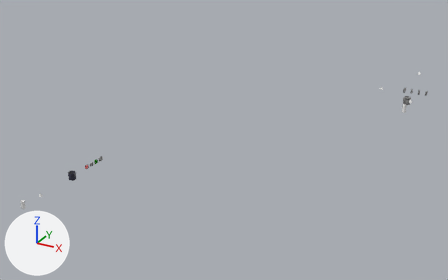
Before and after pictures for a commit that changed the Blender file src/menu.blend.
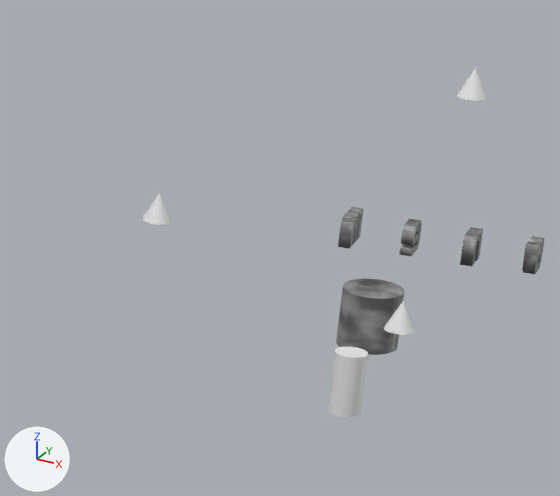
The first picture shows the older version from a 50 mm camera at (51.3, -44.0, 41.2) aimed at (15.1, 21.7, 8.4). The close-ups show both versions on the part from 81% to 96% of the width and 22% to 44% of the height of that picture; other places that the commit changed are outside them. The axes (+X, +Y, +Z) are drawn at lower left. The lights are the same throughout. Objects named as collision shapes, trigger or cutter boxes, shadow casters or lower levels of detail are left out.

The scene before the commit, as lines of its bpy script (objects in view):
```python
me_cone_001 = bpy.data.meshes.new('Cone.001')
me_cone_001.from_pydata(...)  # a 32-sided cone pointing to +z spanning x -0.25..0.25, y -0.25..0.25, z -0.25..0.25
me_cone_002 = bpy.data.meshes.new('Cone.002')
me_cone_002.from_pydata(...)  # a 32-sided cone pointing to +z spanning x -0.25..0.25, y -0.25..0.25, z -0.25..0.25
me_cone_003 = bpy.data.meshes.new('Cone.003')
me_cone_003.from_pydata(...)  # a 32-sided cone pointing to +z spanning x -0.25..0.25, y -0.25..0.25, z -0.25..0.25
me_cylinder_002 = bpy.data.meshes.new('Cylinder.002')
me_cylinder_002.from_pydata(...)  # a 32-sided cylinder along z spanning x -0.25..0.25, y -0.25..0.25, z -0.5..0.5
me_cylinder_003 = bpy.data.meshes.new('Cylinder.003')
me_cylinder_003.from_pydata(...)  # a 32-sided cylinder along z spanning x -0.5..0.5, y -0.5..0.5, z -0.5..0.5
me_cylinder_003.materials.append(mat_material)  # picture img_smoke_png
me_text_006 = bpy.data.meshes.new('Text.006')
me_text_006.from_pydata(...)  # 64 vertices, 44 faces; spans x -0.1..0.1, y -0.252..0.248, z -0.256..0.244
me_text_006.materials.append(mat_material)  # picture img_smoke_png
ob_cylinder_001 = bpy.data.objects.new('Cylinder.001', me_cylinder_003)
ob_cylinder_001.location = (34.0, 41.0, 11.0)
ob_light_001 = bpy.data.objects.new('light.001', me_cone_001)
ob_light_001.location = (35.0, 38.5, 12.0)
ob_light_002 = bpy.data.objects.new('light.002', me_cone_002)
ob_light_002.location = (30.0, 42.0, 12.0)
ob_light_003 = bpy.data.objects.new('light.003', me_cone_003)
ob_light_003.location = (35.0, 42.0, 15.0)
ob_player_001 = bpy.data.objects.new('player.001', me_cylinder_002)
ob_player_001.location = (35.0, 35.0, 12.0)
ob_text_006 = bpy.data.objects.new('Text.006', me_text_006)
ob_text_006.location = (35.5, 41.0, 12.5)
# also in view: 'Text.007' at (36.5, 41.0, 12.5); 'Text.004' at (33.5, 41.0, 12.5); 'Text.005' at (34.5, 41.0, 12.5)
```
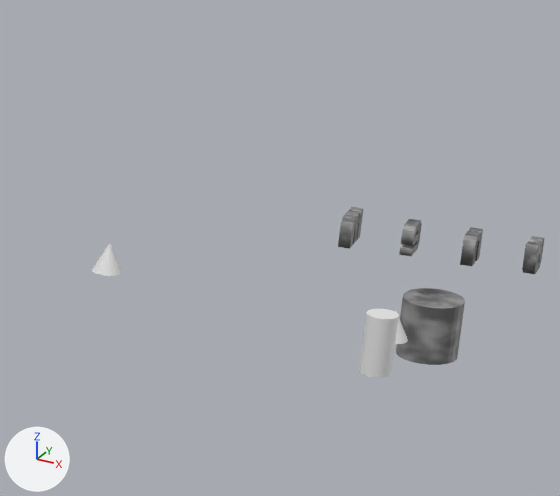
Location of each change, (x1, y1, x2, y2) in pixels of the close-ups (560 x 496 px):
'Cylinder.001', moved: before (336, 279, 404, 355); after (396, 288, 465, 365)
'player.001', moved: before (328, 347, 368, 417); after (359, 309, 399, 378)
'light.002', moved: before (142, 193, 172, 225); after (92, 244, 122, 276)
'light.001', moved: before (384, 301, 415, 335); after (395, 310, 408, 344)
'light.003', moved (not visible afterwards): before (457, 68, 488, 101)

The edits, one by one:
Object 'light.001' (ob_light_001) moves from (35.0, 38.5, 12.0) to (35.0, 38.0, 12.0).
Object 'player.001' (ob_player_001) moves from (35.0, 35.0, 12.0) to (35.0, 37.0, 12.0).
Object 'light.002' (ob_light_002) moves from (30.0, 42.0, 12.0) to (30.0, 39.0, 12.0).
Object 'light.003' (ob_light_003) moves from (35.0, 42.0, 15.0) to (35.0, 39.0, 2.0).
Object 'Cylinder.001' (ob_cylinder_001) moves from (34.0, 41.0, 11.0) to (35.0, 41.0, 11.0).
